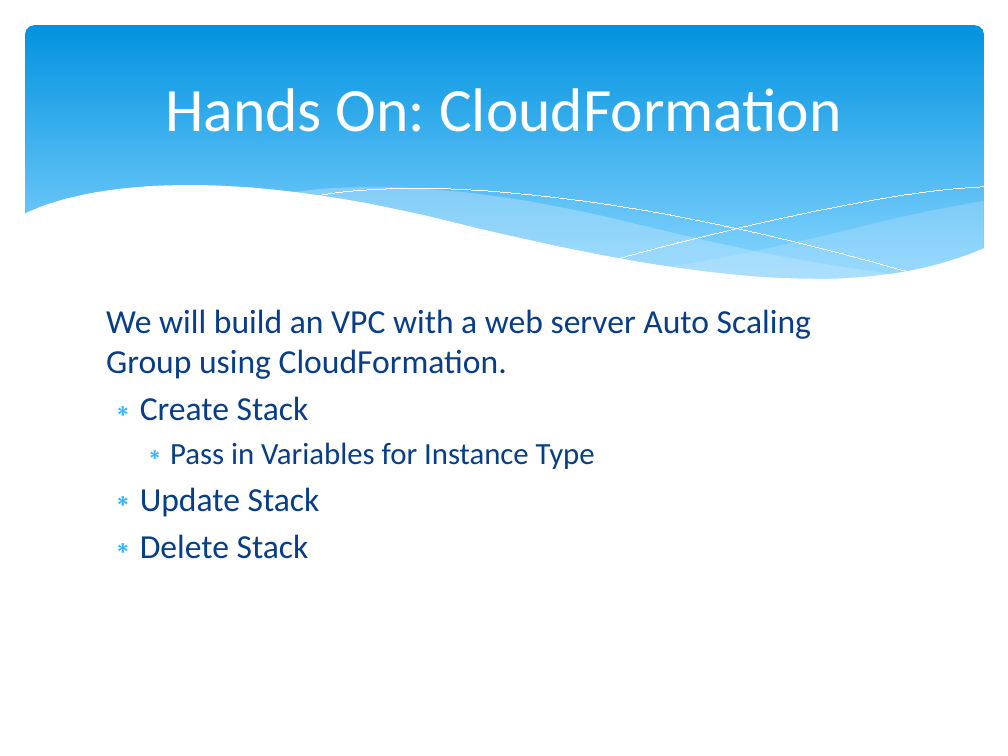
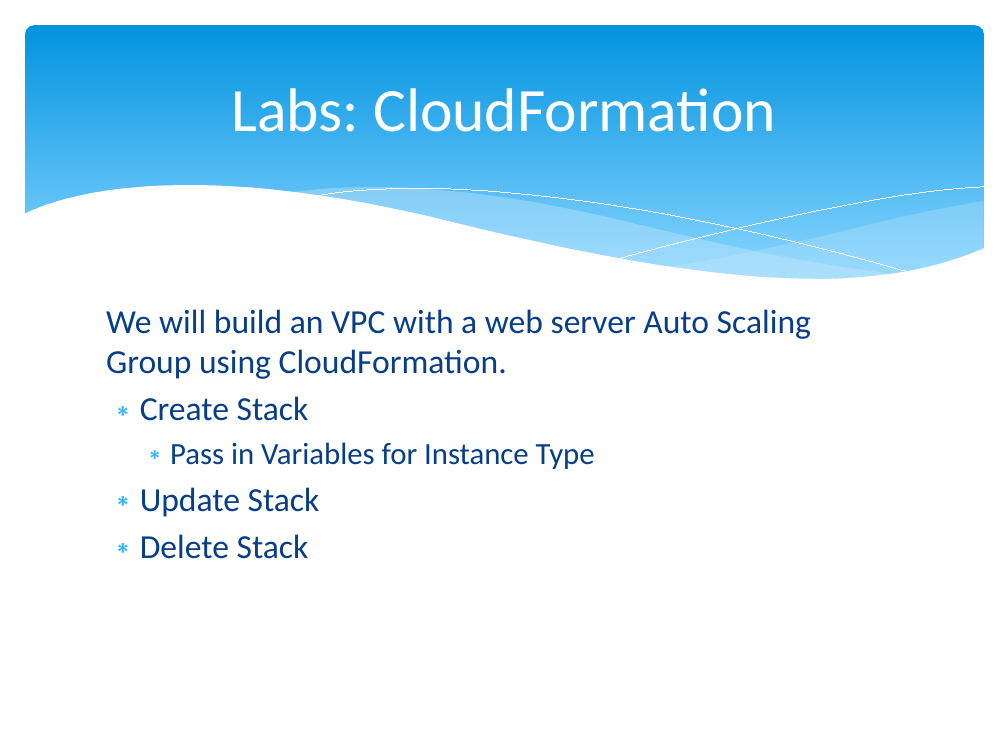
Before and after one commit to cloudavail/awstraining, a slide deck: slide 6 of aws-cloudformation/aws-cloudformation.pptx. Drawn at 1008x756 pixels with LibreOffice and Linux fonts; fonts in the diff are those of the drawing. Boxes give left, top, right and bottom in pixels: in the first picture for what was removed or moved away, otherwise in the second. Text is boxed around its words. In the diff, an @@ line names an element or a change of style, - is before the commit and + after.

Commit message:
rename hands-on to labs

```diff
--- a/aws-cloudformation/aws-cloudformation.pptx
+++ b/aws-cloudformation/aws-cloudformation.pptx
@@ title at <box>231,88,776,132</box>: text changed @@
-Hands On: CloudFormation
+Labs: CloudFormation
```
Also in this commit, not shown: 5 other files.
